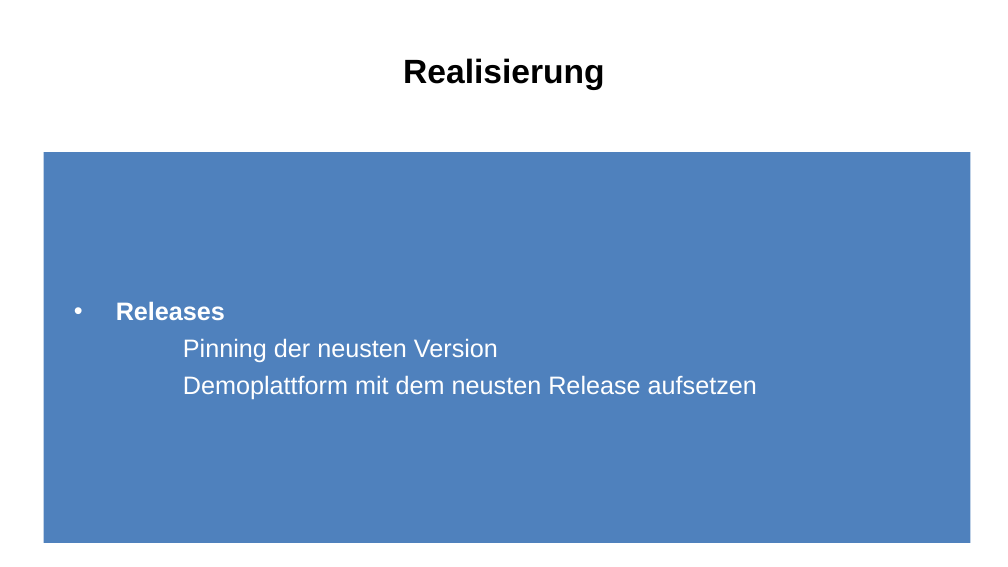
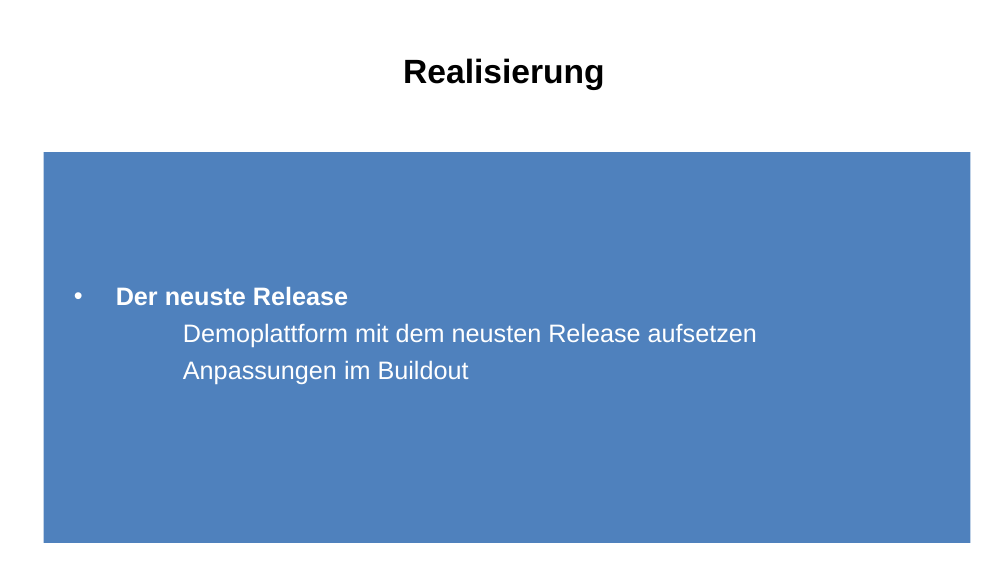
Before and after one commit to 4teamwork/IPA_michel.weingart, a slide deck: slide 11 of Dokumente/präsentation/Vortrag.pptx (slide 12 before the commit). Drawn at 1008x567 pixels with LibreOffice and Linux fonts; fonts in the diff are those of the drawing. Boxes give left, top, right and bottom in pixels: in the first picture for what was removed or moved away, otherwise in the second. Text is boxed around its words. In the diff, an @@ line names an element or a change of style, - is before the commit and + after.

```diff
--- a/Dokumente/präsentation/Vortrag.pptx
+++ b/Dokumente/präsentation/Vortrag.pptx
@@ text at (x1=116, y1=286, x2=348, y2=306): text changed; bold on @@
-• Releases
-    Pinning der neusten Version
+• Der neuste Release
@@ text at (x1=183, y1=360, x2=469, y2=385): paragraph added @@
+    Anpassungen im Buildout
```
Also in this commit, not shown: 5 other slides changed, 3 other files.
